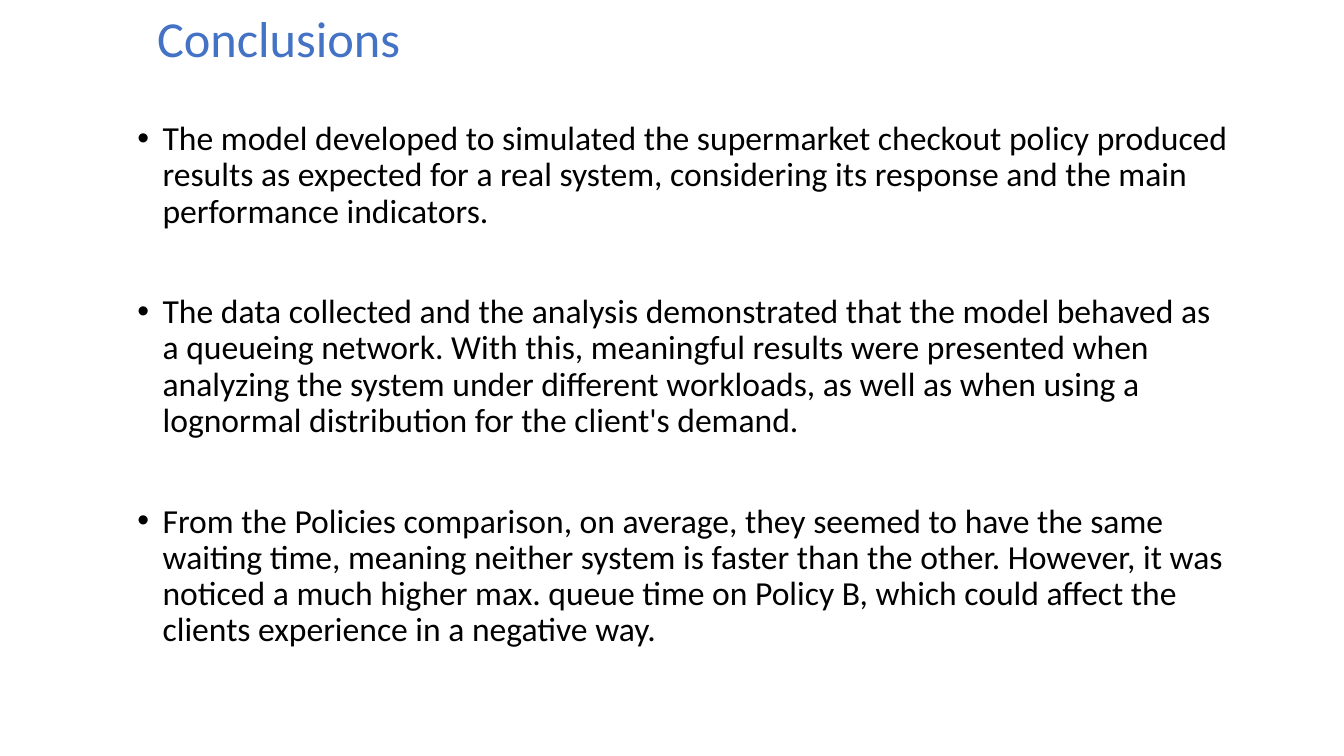
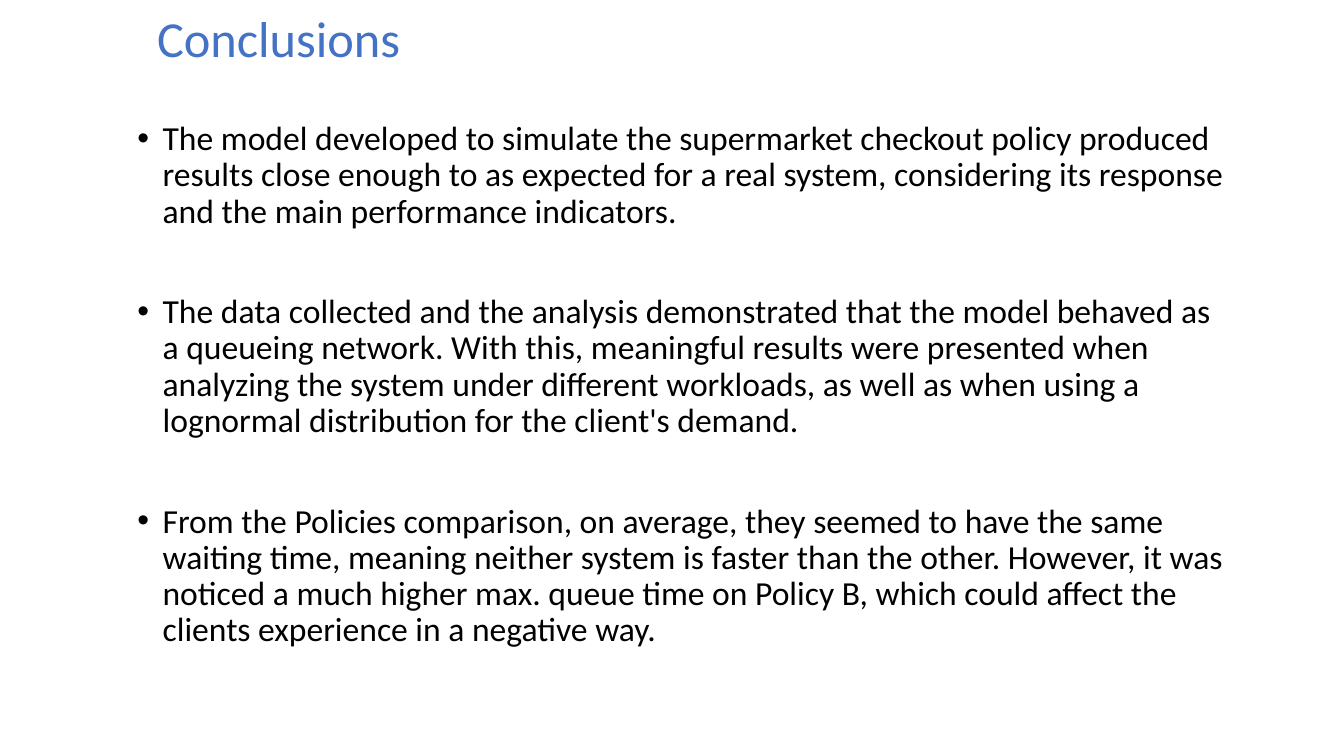
Before and after one commit to brunocasu/omnetpp-queue-system-sim, a slide deck: slide 20 of doc/Project-11-PECSN_Presentation.pptx. Drawn at 1344x756 pixels with LibreOffice and Linux fonts; fonts in the diff are those of the drawing. Boxes give left, top, right and bottom in pixels: in the first picture for what was removed or moved away, otherwise in the second. Text is boxed around its words. In the diff, an @@ line names an element or a change of style, - is before the commit and + after.

```diff
--- a/doc/Project-11-PECSN_Presentation.pptx
+++ b/doc/Project-11-PECSN_Presentation.pptx
@@ text at (163,126,1223,229): text changed @@
-• The model developed to simulated the supermarket checkout policy produced results as expected for a real system, considering its response and the main performance indicators.
+• The model developed to simulate the supermarket checkout policy produced results close enough to as expected for a real system, considering its response and the main performance indicators.
```
Also in this commit, not shown: 1 other slide changed, 2 other files.
